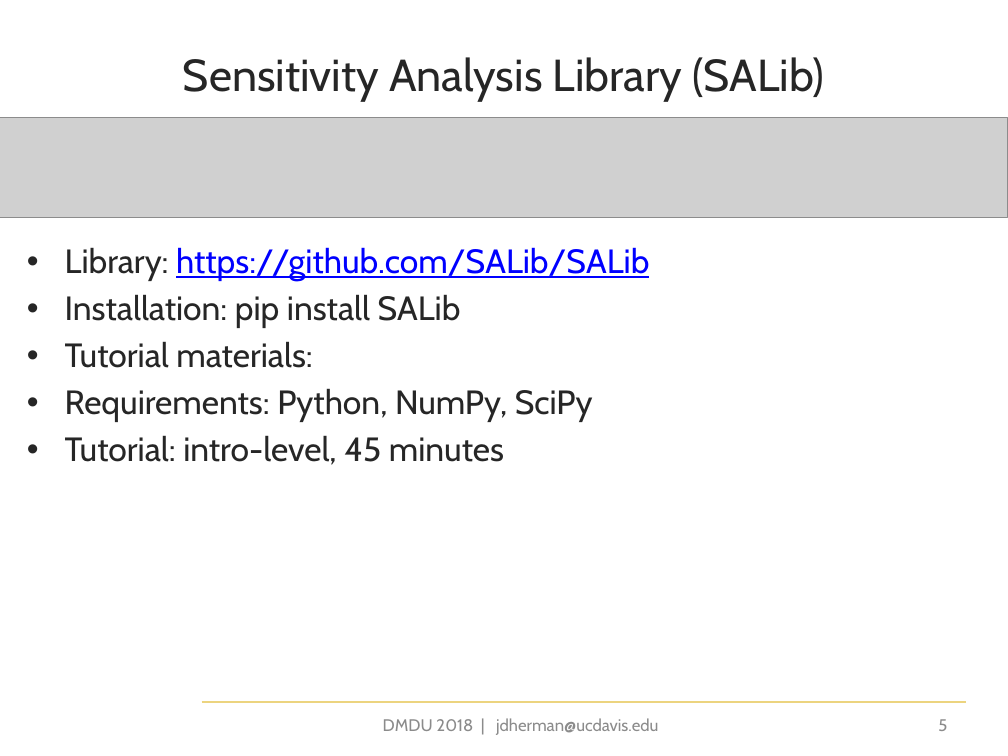
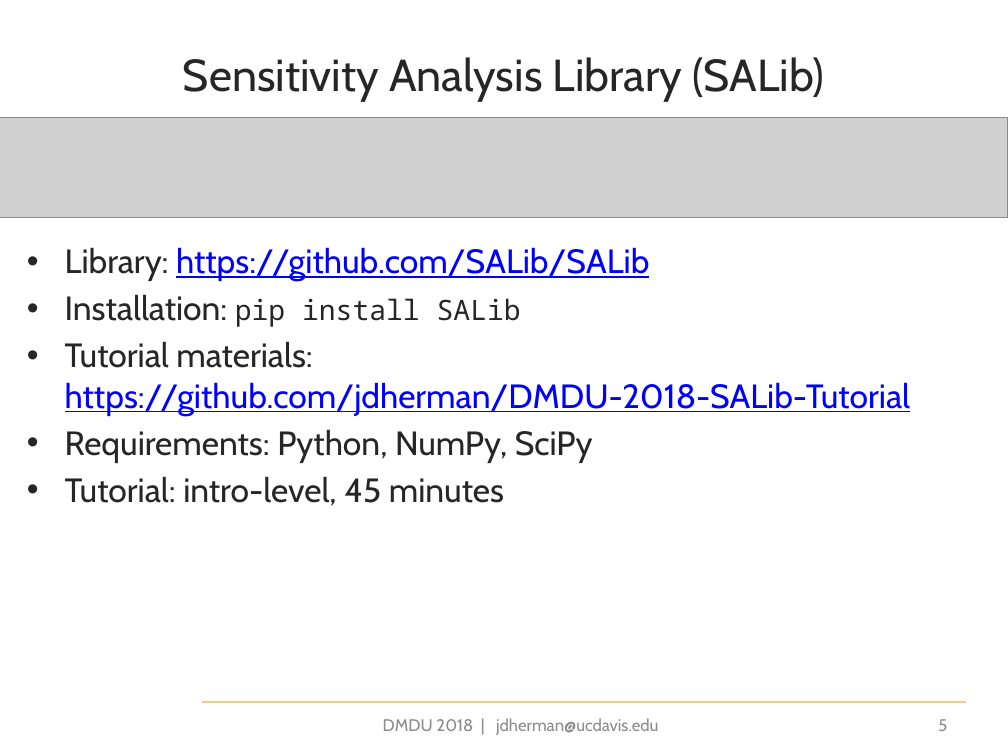
Before and after one commit to jdherman/DMDU-2018-SALib-Tutorial, a slide deck: slide 5 of herman-dmdu-SALib-intro.pptx. Drawn at 1008x756 pixels with LibreOffice and Linux fonts; fonts in the diff are those of the drawing; grey boxes stand for pictures; background and template pictures are left out. Boxes give left, top, right and bottom in pixels: in the first picture for what was removed or moved away, otherwise in the second. Text is boxed around its words. In the diff, an @@ line names an element or a change of style, - is before the commit and + after.

```diff
--- a/herman-dmdu-SALib-intro.pptx
+++ b/herman-dmdu-SALib-intro.pptx
@@ text at bbox=[65, 294, 521, 327]: size 24 to 20 pt, font Cabin to Noto Sans Mono in "pip install SALib" @@
@@ text at bbox=[65, 341, 910, 416]: text changed; text colour #262626 to #0000FF @@
-• Tutorial materials:
+• Tutorial materials: https://github.com/jdherman/DMDU-2018-SALib-Tutorial
```
Also in this commit, not shown: 4 other files.
